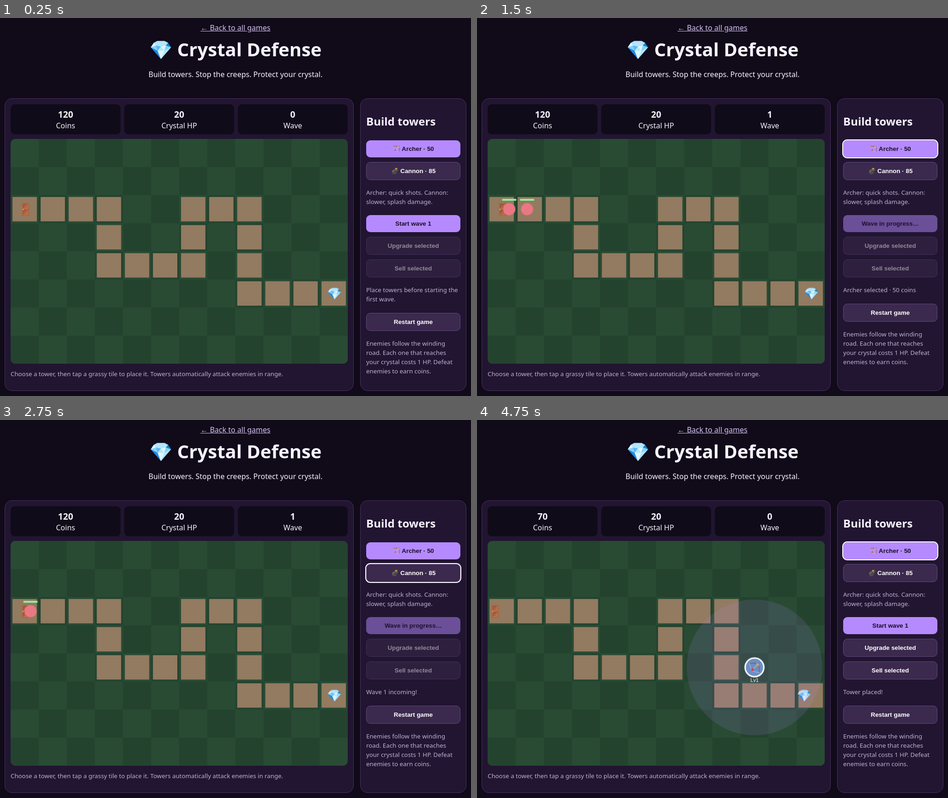
Above: before the commit, frames 1-4 (two rows, left to right).
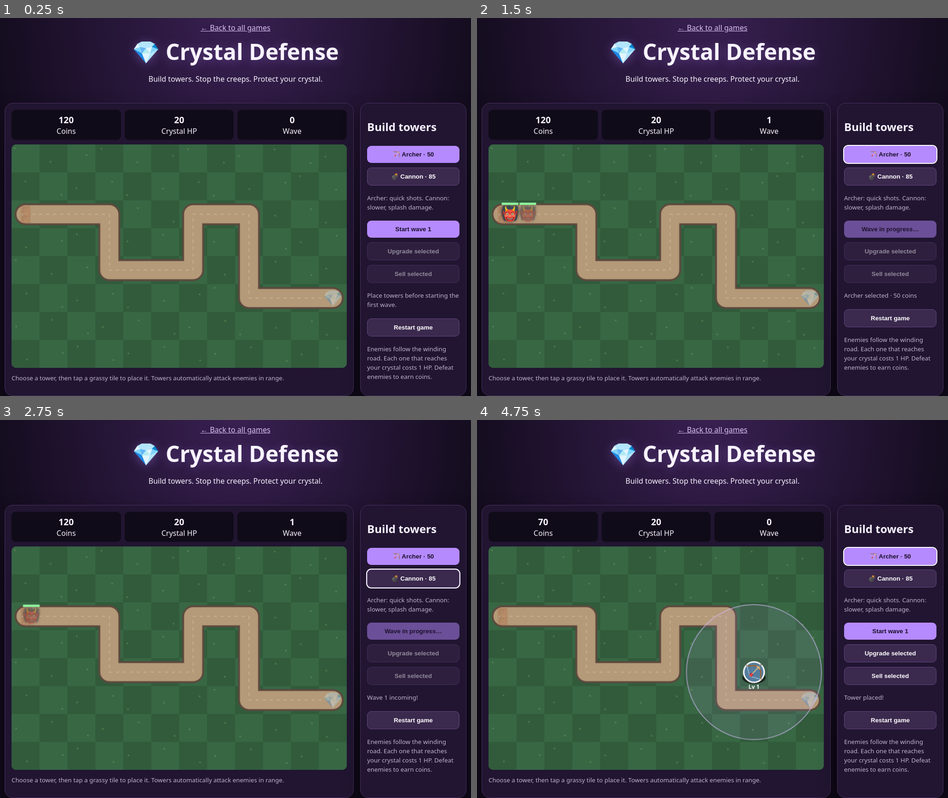
Above: after the commit, the same moments.

Repository: ericmanleyisgame/game-maker-dudes-games
Game: browser game, page tower-defense/index.html
Two runs of this game, one before a commit and one after it. Both use one fixed random seed, a clock stepped at 60 frames per second and the inputs below.
Inputs (mouse positions are in pixels of both pictures, inside the frame that each line leads up to; where the layout moved, square brackets give the same spot in the first picture):
- Up to frame 1 (0.25 s): no input
- Up to frame 2 (1.5 s): click "Start wave 1" at 0.27 s; click (655, 278) [655, 275] at 1.07 s; click "🏹 Archer · 50" at 1.27 s
- Up to frame 3 (2.75 s): click (113, 635) [113, 631] at 1.67 s; click "💣 Cannon · 85" at 1.87 s; click "Restart game" at 2.02 s; click (244, 624) [244, 620] at 2.27 s; click "Start wave 1" at 2.47 s
- Up to frame 4 (4.75 s): click (707, 703) [707, 699] at 2.87 s; click "Sell selected" at 3.07 s; click (571, 714) [571, 707] at 3.47 s; click "💣 Cannon · 85" at 3.67 s; click (655, 612) [655, 609] at 4.07 s; click "🏹 Archer · 50" at 4.27 s; click "Restart game" at 4.52 s; click (754, 669) [759, 665] at 4.67 s

The runs differ from the first frame. In frame 1, 47% of the frame differs, in the area x 0-100%, y 0-100%; in frame 2, 47%; in frame 3, 47%; in frame 4, 48%.

Commit message:
Improve Crystal Defense art with character sprites and richer map

Diff:
--- a/tower-defense/index.html
+++ b/tower-defense/index.html
@@ -1,6 +1,6 @@
 <!doctype html>
 <html lang="en"><head><meta charset="utf-8"><meta name="viewport" content="width=device-width,initial-scale=1"><title>Crystal Defense</title><style>
-*{box-sizing:border-box}body{margin:0;background:#100a19;color:#f8f3ff;font:16px system-ui}header{text-align:center;padding:25px}h1{margin:8px;font-size:2.5rem}a{color:#d7c3f5}main{width:min(1000px,96%);margin:auto;display:grid;grid-template-columns:1fr 230px;gap:14px}.panel{background:#211531;border:1px solid #49315f;border-radius:16px;padding:12px}canvas{width:100%;display:block;border-radius:10px;background:#203b2b}.stats{display:flex;gap:8px;margin-bott …(499 unchanged characters)…
+*{box-sizing:border-box}body{margin:0;background:radial-gradient(ellipse at top,#392052,#100a19 68%);color:#f8f3ff;font:16px system-ui}header{text-align:center;padding:25px}h1{margin:8px;font-size:clamp(2rem,6vw,3rem);text-shadow:0 4px 22px #b58aff55}a{color:#d7c3f5}main{width:min(1000px,96%);margin:auto;display:grid;grid-template-columns:1fr 230px;gap:14px}.panel{background:#211531;border:1px solid #49315f;border-radius:18px;padding:14px;box-shadow:0 16px 40px #0005}canvas{width:100%;display:block;border-radius:10px;background:#315b3b;box-shadow:inset 0 0 0 2px #ffffff18}.stats{display:flex;gap:8px;margin-bott …(499 unchanged characters)…
 </style></head><body><header><a href="../">← Back to all games</a><h1>💎 Crystal Defense</h1><p>Build towers. Stop the c …(1077 unchanged characters)…
 <script>
 (()=>{const c=document.getElementById('board'),ctx=c.getContext('2d'),S=60,W=12,H=8;
@@ -8,17 +8,26 @@
 let cash=120,lives=20,wave=0,towers=[],enemies=[],shots=[],kind='archer',chosen=null,active=false,spawnLeft=0,spawnClock=0,last=0,ended=false;
 const $=id=>document.getElementById(id),say=t=>{$('status').textContent=t},mid=(x,y)=>({x:x*S+S/2,y:y*S+S/2});
 function hud(){$('cash').textContent=cash;$('lives').textContent=lives;$('wave').textContent=wave;$('upgrade').disabled=!chosen||cash<chosen.cost||ended;$('sell').disabled=!chosen||ended}
-function draw(){ctx.clearRect(0,0,720,480);for(let y=0;y<H;y++)for(let x=0;x<W;x++){ctx.fillStyle=(x+y)%2?'#24432f':'#294b34';ctx.fillRect(x*S,y*S,S,S)}path.forEach(([x,y],i)=>{ctx.fillStyle='#927b60';ctx.fillRect(x*S+4,y*S+4,S-8,S-8);if(i===0||i===path.length-1){ctx.font='25px sans-serif';ctx.fillText(i===0?'🚪':'💎',x*S+16,y*S+39)}});
-towers.forEach(t=>{let p=mid(t.x,t.y);if(t===chosen){ctx.beginPath();ctx.arc(p.x,p.y,t.range,0,Math.PI*2);ctx.fillStyle='#b58aff20';ctx.fill()}ctx.beginPath();ctx.arc(p.x,p.y,20,0,Math.PI*2);ctx.fillStyle=t.kind==='cannon'?'#b36b45':'#6b8fc9';ctx.fill();ctx.strokeStyle=t===chosen?'white':'#d9c7ff';ctx.lineWidth=3;ctx.stroke();ctx.font='22px sans-serif';ctx.textAlign='center';ctx.fillText(t.kind==='cannon'?'💣':'🏹',p.x,p.y+8);ctx.font='11px sans-serif';ctx.fillStyle='white';ctx.fillText('Lv'+t.level,p.x,p.y+31)});
-enemies.forEach(e=>{ctx.beginPath();ctx.arc(e.x,e.y,e.r,0,Math.PI*2);ctx.fillStyle='#e97883';ctx.fill();ctx.fillStyle='#8ef09c';ctx.fillRect(e.x-15,e.y-e.r-9,30*Math.max(0,e.hp/e.max),4);ctx.fillStyle='#38202a';ctx.fillRect(e.x-15+30*Math.max(0,e.hp/e.max),e.y-e.r-9,30*(1-Math.max(0,e.hp/e.max)),4)});
-shots.forEach(s=>{ctx.beginPath();ctx.arc(s.x,s.y,s.r,0,Math.PI*2);ctx.fillStyle=s.color;ctx.fill()})}
-function place(x,y){if(blocked.has(x+','+y)){say('You cannot build on the road.');return}let old=towers.find(t=>t.x===x&&t.y===y);if(old){chosen=old;hud();draw();say('Tower selected. Upgrade or sell it.');return}let cost=kind==='archer'?50:85;if(cash<cost){say('Not enough coins.');return}cash-=cost;chosen={x,y,kind,level:1,range:kind==='archer'?145:125,damage:kind==='archer'?13:32,rate:kind==='archer'?.55:1.35,cool:0,cost:65};towers.push(chosen);hud();draw();say('Tower placed!')}
+function draw(){
+ctx.clearRect(0,0,720,480);
+// Rich grass tiles and scattered flowers
+for(let y=0;y<H;y++)for(let x=0;x<W;x++){ctx.fillStyle=(x+y)%2?'#315b3b':'#386744';ctx.fillRect(x*S,y*S,S,S);ctx.fillStyle='#8ab66a55';ctx.beginPath();ctx.arc(x*S+((x*17+y*23)%45)+7,y*S+((x*29+y*11)%43)+8,2,0,Math.PI*2);ctx.fill()}
+// Winding stone road with soft edges
+ctx.lineCap='round';ctx.lineJoin='round';ctx.beginPath();path.forEach(([x,y],i)=>{let p=mid(x,y);if(i===0)ctx.moveTo(p.x,p.y);else ctx.lineTo(p.x,p.y)});ctx.strokeStyle='#5c493e';ctx.lineWidth=47;ctx.stroke();ctx.strokeStyle='#b49a78';ctx.lineWidth=39;ctx.stroke();ctx.strokeStyle='#c9b18e';ctx.lineWidth=2;ctx.setLineDash([5,10]);ctx.stroke();ctx.setLineDash([]);
+path.forEach(([x,y],i)=>{let p=mid(x,y);if(i===0||i===path.length-1){ctx.font='34px serif';ctx.textAlign='center';ctx.fillText(i===0?'🚪':'💎',p.x,p.y+12)}});
+// Towers: pedestal plus character sprites
+towers.forEach(t=>{let p=mid(t.x,t.y);if(t===chosen){ctx.beginPath();ctx.arc(p.x,p.y,t.range,0,Math.PI*2);ctx.fillStyle='#c9a5ff18';ctx.fill();ctx.strokeStyle='#d9c0ff99';ctx.lineWidth=2;ctx.stroke()}
+ctx.beginPath();ctx.ellipse(p.x,p.y+12,25,13,0,0,Math.PI*2);ctx.fillStyle='#17241b';ctx.fill();ctx.beginPath();ctx.arc(p.x,p.y,22,0,Math.PI*2);ctx.fillStyle=t.kind==='cannon'?'#8e573f':'#547da0';ctx.fill();ctx.strokeStyle=t===chosen?'#fff':'#e3d2ff';ctx.lineWidth=3;ctx.stroke();ctx.font='31px serif';ctx.textAlign='center';ctx.fillText(t.kind==='cannon'?'🧑‍🔧':'🏹',p.x,p.y+10);ctx.font='bold 12px system-ui';ctx.fillStyle='#fff';ctx.fillText('Lv '+t.level,p.x,p.y+36)});
+// Enemies are animated character sprites, not circles
+enemies.forEach(e=>{ctx.save();ctx.translate(e.x,e.y+Math.sin(performance.now()/150+e.index)*2);ctx.font='31px serif';ctx.textAlign='center';ctx.shadowColor='#1b1020';ctx.shadowBlur=5;ctx.fillText(e.sprite,e.x?0:0,10);ctx.restore();ctx.fillStyle='#241a2b';ctx.fillRect(e.x-18,e.y-25,36,5);ctx.fillStyle='#8ef09c';ctx.fillRect(e.x-18,e.y-25,36*Math.max(0,e.hp/e.max),5)});
+shots.forEach(s=>{ctx.beginPath();ctx.arc(s.x,s.y,s.r,0,Math.PI*2);ctx.fillStyle=s.color;ctx.shadowColor=s.color;ctx.shadowBlur=10;ctx.fill();ctx.shadowBlur=0});
+}function place(x,y){if(blocked.has(x+','+y)){say('You cannot build on the road.');return}let old=towers.find(t=>t.x===x&&t.y===y);if(old){chosen=old;hud();draw();say('Tower selected. Upgrade or sell it.');return}let cost=kind==='archer'?50:85;if(cash<cost){say('Not enough coins.');return}cash-=cost;chosen={x,y,kind,level:1,range:kind==='archer'?145:125,damage:kind==='archer'?13:32,rate:kind==='archer'?.55:1.35,cool:0,cost:65};towers.push(chosen);hud();draw();say('Tower placed!')}
 c.addEventListener('click',e=>{if(ended)return;let r=c.getBoundingClientRect(),x=Math.floor((e.clientX-r.left)/r.width*W),y=Math.floor((e.clientY-r.top)/r.height*H);if(x>=0&&x<W&&y>=0&&y<H)place(x,y)});
 $('archer').onclick=()=>{kind='archer';$('archer').classList.add('selected');$('cannon').classList.remove('selected');s …(187 unchanged characters)…
 $('upgrade').onclick=()=>{if(!chosen||cash<chosen.cost)return;cash-=chosen.cost;chosen.level++;chosen.damage*=1.5;chosen.range+=12;chosen.cost+=35;hud();draw();say('Tower upgraded!')};
 $('sell').onclick=()=>{if(!chosen)return;cash+=Math.floor((chosen.kind==='archer'?50:85)*.65+(chosen.level-1)*25);towers=towers.filter(t=>t!==chosen);chosen=null;hud();draw();say('Tower sold.')};
 $('waveBtn').onclick=()=>{if(active||ended)return;wave++;spawnLeft=5+wave*2;spawnClock=0;active=true;$('waveBtn').disabled=true;$('waveBtn').textContent='Wave in progress…';say('Wave '+wave+' incoming!')};
-function spawn(){let p=mid(...path[0]),hp=38+wave*17;enemies.push({x:p.x,y:p.y,index:0,hp,max:hp,speed:42+wave*2,r:13,reward:9+wave});spawnLeft--}
+function spawn(){let p=mid(...path[0]),hp=38+wave*17;const sprites=['👹','🧟','👾','🐺'];enemies.push({x:p.x,y:p.y,index:0,hp,max:hp,speed:42+wave*2,r:16,reward:9+wave,sprite:sprites[(wave-1)%sprites.length]});spawnLeft--}
 function tick(dt){if(active&&spawnLeft>0){spawnClock-=dt;if(spawnClock<=0){spawn();spawnClock=.85}}
 towers.forEach(t=>{t.cool-=dt;if(t.cool<=0){let p=mid(t.x,t.y),target=enemies.filter(e=>e.hp>0&&Math.hypot(e.x-p.x,e.y- …(233 unchanged characters)…
 enemies.forEach(e=>{if(e.hp<=0)return;let q=path[Math.min(e.index+1,path.length-1)],p=mid(...q),dx=p.x-e.x,dy=p.y-e.y,d …(250 unchanged characters)…
